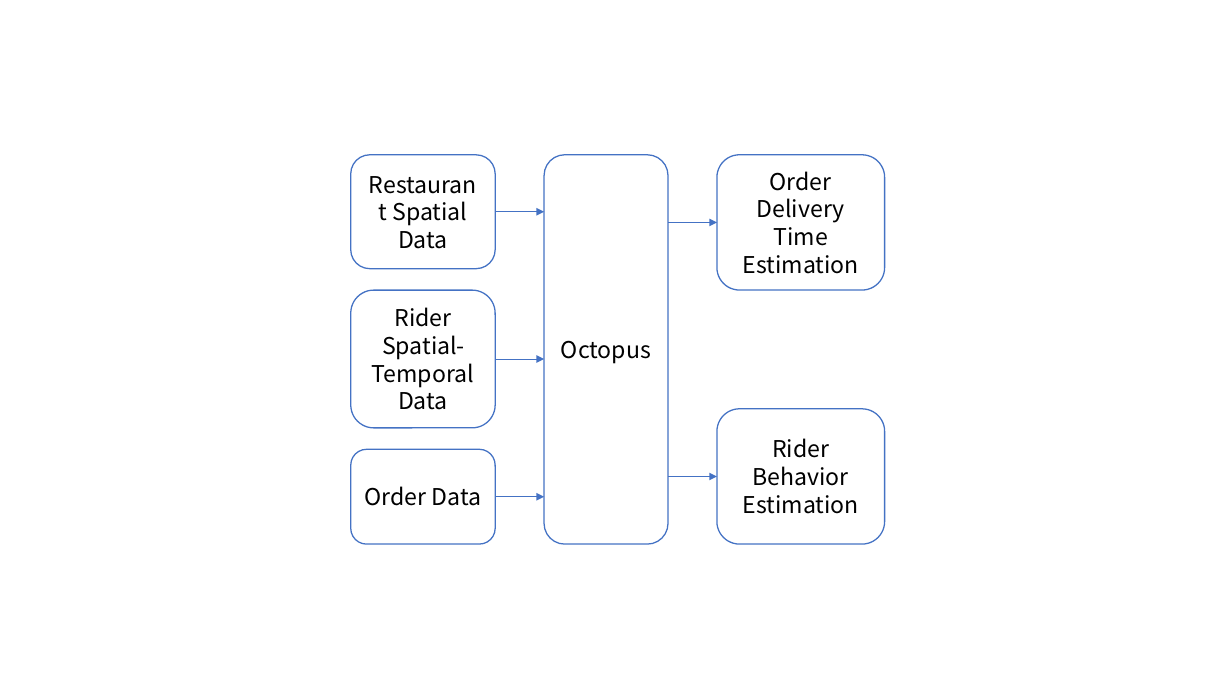
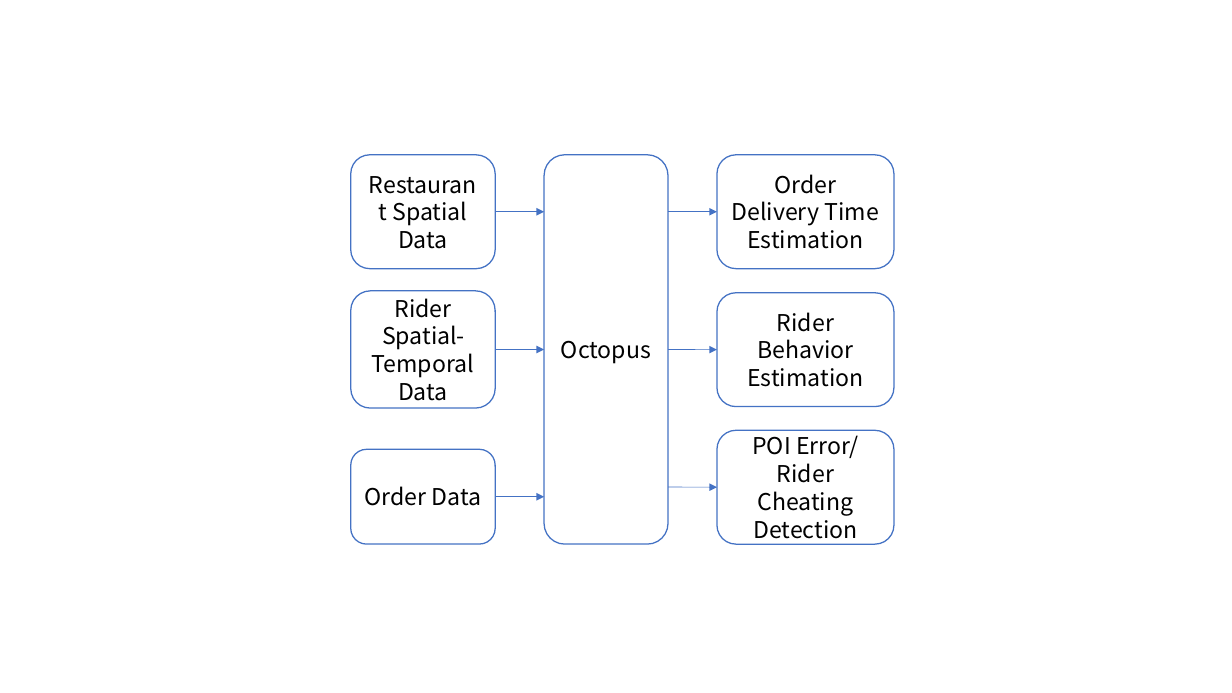
Before and after one commit to dymodi/dymodi.github.io, a slide deck: slide 2 of Research/Paper/Octopus/figures/figures.pptx. Drawn at 1232x693 pixels with LibreOffice and Linux fonts; fonts in the diff are those of the drawing. Boxes give left, top, right and bottom in pixels: in the first picture for what was removed or moved away, otherwise in the second. Text is boxed around its words. In the diff, an @@ line names an element or a change of style, - is before the commit and + after.

```diff
--- a/Research/Paper/Octopus/figures/figures.pptx
+++ b/Research/Paper/Octopus/figures/figures.pptx
@@ rounded rectangle "Order Delivery Time Estimation": place and size @@
-rounded rectangle "Order Delivery Time Estimation" at <box>717,155,884,290</box>
+rounded rectangle "Order Delivery Time Estimation" at <box>717,155,895,269</box>
@@ arrow moved from (668, 223) - (717, 223) to (668, 212) - (717, 212) @@
@@ rounded rectangle "Rider Spatial-Temporal Data": place and size @@
-rounded rectangle "Rider Spatial-Temporal Data" at <box>351,290,495,428</box>
+rounded rectangle "Rider Spatial-Temporal Data" at <box>351,291,495,409</box>
@@ rounded rectangle "Rider Behavior Estimation": place and size @@
-rounded rectangle "Rider Behavior Estimation" at <box>717,409,884,543</box>
+rounded rectangle "Rider Behavior Estimation" at <box>717,293,895,407</box>
@@ arrow moved from (495, 360) - (544, 360) to (495, 349) - (544, 349) @@
@@ arrow moved from (668, 477) - (717, 477) to (668, 349) - (717, 349) @@
@@ rounded rectangle added at <box>717,431,895,544</box>, fill #FFFFFF, outline #4472C4 1 pt, 18 pt, text #000000 @@
+POI Error/
+Rider Cheating Detection
@@ arrow added from (668, 487) to (717, 487), #4472C4 0.5 pt @@
```
Also in this commit, not shown: 1 other file.
